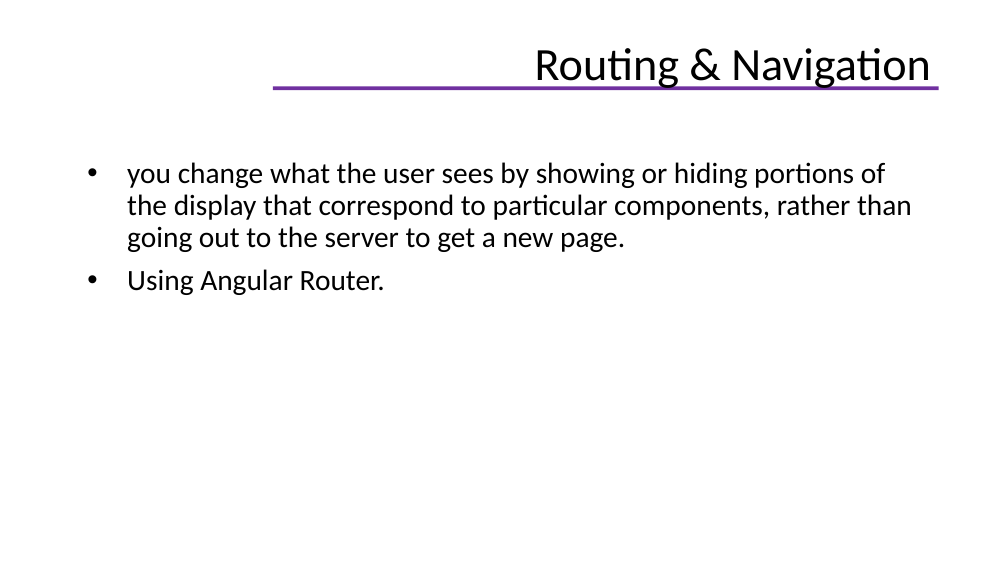
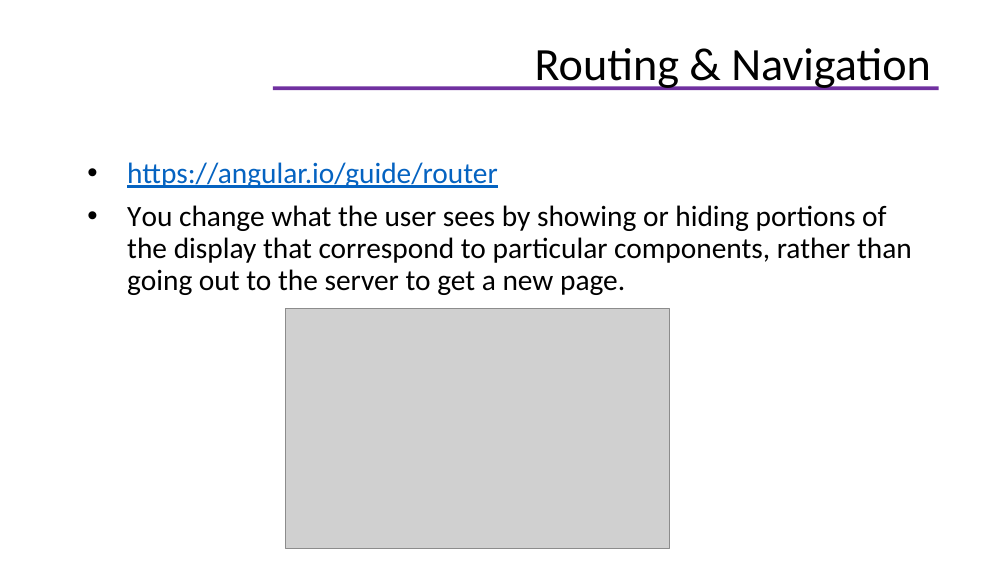
Before and after one commit to helenhash/angular-training, a slide deck: slide 98 of docs/Angular Training.pptx (slide 95 before the commit). Drawn at 1008x567 pixels with LibreOffice and Linux fonts; fonts in the diff are those of the drawing; grey boxes stand for pictures; background and template pictures are left out. Boxes give left, top, right and bottom in pixels: in the first picture for what was removed or moved away, otherwise in the second. Text is boxed around its words. In the diff, an @@ line names an element or a change of style, - is before the commit and + after.

Commit message:
update

```diff
--- a/docs/Angular Training.pptx
+++ b/docs/Angular Training.pptx
@@ text at [127,162,912,295]: text changed @@
-• you change what the user sees by showing or hiding portions of the display that correspond to particular components, rather than going out to the server to get a new page.
-• Using Angular Router.
+• https://angular.io/guide/router
+• You change what the user sees by showing or hiding portions of the display that correspond to particular components, rather than going out to the server to get a new page.
@@ picture added at [285,308,669,548] @@
```
Also in this commit, not shown: 19 other slides changed, 3 slides added.
